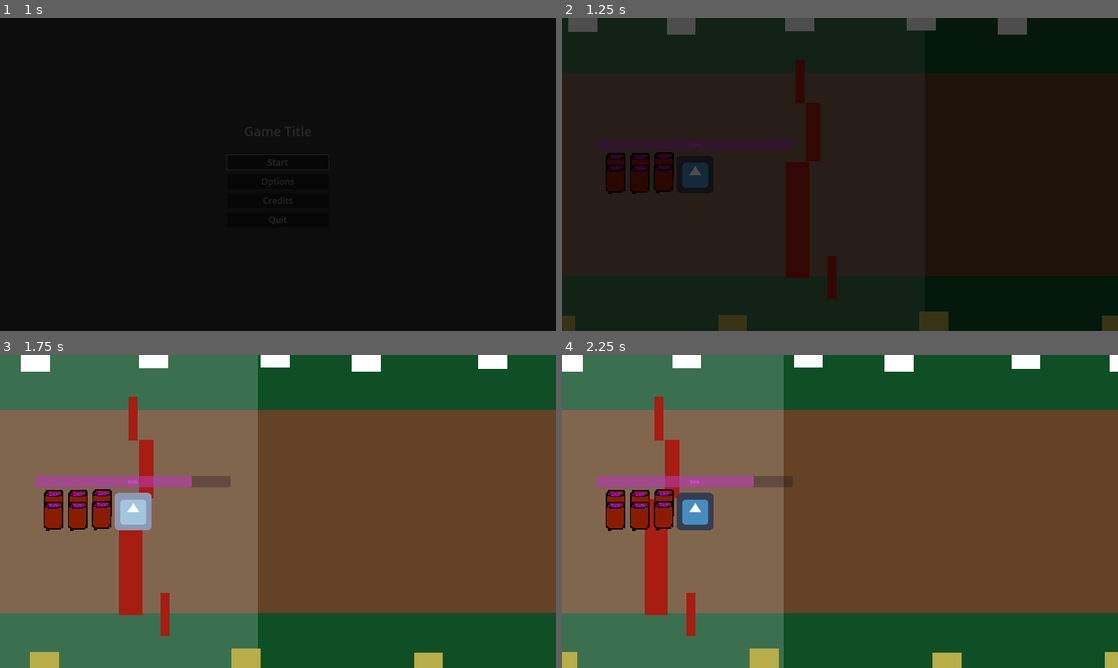
Above: before the commit, frames 1-4 (two rows, left to right).
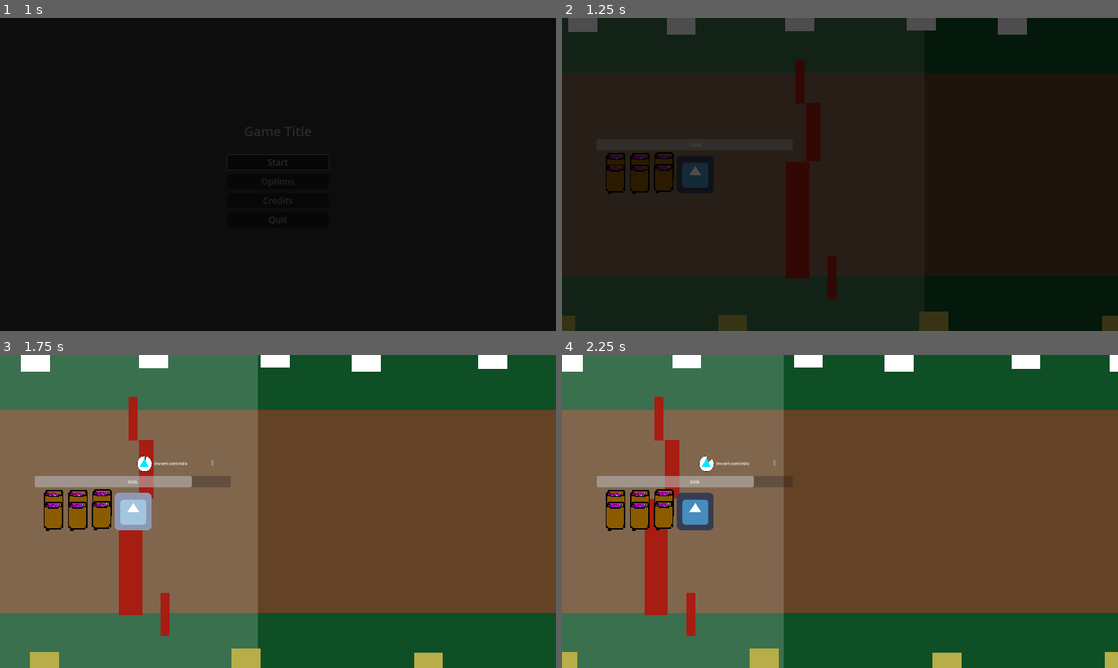
Above: after the commit, the same moments.

Repository: hsandt/ld53
Game: Godot game, scene res://scenes/main_menu_scene.tscn
The game is run twice, just before and just after one commit, with the same random seed, the same clock (stepped at 60 frames per second) and the same inputs. The engine's default icon, where the game draws it, is replaced by a stand-in: a white triangle on a blue panel in a dark square.
Inputs (mouse positions are in pixels of both pictures, inside the frame that each line leads up to):
- Up to frame 1 (1 s): click "Start" at 0.5 s
- Up to frame 2 (1.25 s): no input
- Up to frame 3 (1.75 s): tap Enter (ui_accept) at 1.25, 1.52 s; move the mouse to (400, 495) at 1.27 s; hold Right (ui_right) from 1.28 s (still down); click (400, 495) at 1.42 s
- Up to frame 4 (2.25 s): release Right (ui_right) at 2 s; drag from (728, 527) to (689, 467) at 2.02 s

Frame 1 is identical in both runs. In frame 2, less than 0.1% of the frame differs, in the area x 9-26%, y 40-49%; in frame 3, 2.0%, in the area x 6-39%, y 32-56%; in frame 4, 2.0%.

Commit message:
changed buffs to be connected with ui elements

Diff:
--- a/data/buffs/steering.tres
+++ b/data/modifiers/steering.tres
@@ -1,6 +1,6 @@
-[gd_resource type="Resource" script_class="Buff" load_steps=4 format=3 uid="uid://b08wq3why3q7e"]
+[gd_resource type="Resource" script_class="Modifier" load_steps=4 format=3 uid="uid://b08wq3why3q7e"]
 
-[ext_resource type="Script" path="res://scripts/buffs/buff.gd" id="1_eyiv6"]
+[ext_resource type="Script" path="res://scripts/buffs/modifier.gd" id="1_eyiv6"]
 
 [sub_resource type="Resource" id="Resource_s2te1"]
 script = ExtResource("1_eyiv6")
@@ -26,7 +26,7 @@
 attribute = "steer_speed"
 effect = "multiply"
 value = 0.5
-probability = 1.0
+probability = 0.2
 duration = 5.0
 worsen = SubResource("Resource_54gr4")
 lucky = SubResource("Resource_s2te1")
--- a/prefabs/ingame/player_character_body_2d.tscn
+++ b/prefabs/ingame/player_character_body_2d.tscn
@@ -8,13 +8,12 @@
 [ext_resource type="Script" path="res://scripts/cargo.gd" id="6_dru5e"]
 [ext_resource type="Script" path="res://scripts/powder/powder.gd" id="6_vdi8d"]
 [ext_resource type="Texture2D" uid="uid://b3xi3ohlwe8f4" path="res://sprites/keg.png" id="8_5dtp0"]
-[ext_resource type="Resource" uid="uid://b08wq3why3q7e" path="res://data/buffs/steering.tres" id="8_ixoul"]
+[ext_resource type="Resource" uid="uid://b08wq3why3q7e" path="res://data/modifiers/steering.tres" id="8_vtdr1"]
 
 [sub_resource type="RectangleShape2D" id="RectangleShape2D_6va3q"]
 size = Vector2(121, 124)
 
 [node name="PlayerCharacterBody2D" type="CharacterBody2D" node_paths=PackedStringArray("animated_sprite_with_brightness_controller")]
-modulate = Color(1, 0.305882, 1, 1)
 material = ExtResource("1_1l63l")
 motion_mode = 1
 script = ExtResource("1_2t2x0")
@@ -28,7 +27,7 @@
 script = ExtResource("4_epfoh")
 brighten_timer = NodePath("../Flash Timer")
 
-[node name="Buffs" type="Node" parent="."]
+[node name="Buffs" type="Node2D" parent="."]
 script = ExtResource("3_4x6o7")
 
 [node name="CollisionShape2D" type="CollisionShape2D" parent="."]
@@ -50,7 +49,7 @@
 [node name="powder_1" type="Node2D" parent="cargo"]
 position = Vector2(-106, -24)
 script = ExtResource("6_vdi8d")
-buff = ExtResource("8_ixoul")
+modifier = ExtResource("8_vtdr1")
 
 [node name="Sprite2D" type="Sprite2D" parent="cargo/powder_1"]
 texture_filter = 1
@@ -60,7 +59,7 @@
 [node name="powder_2" type="Node2D" parent="cargo"]
 position = Vector2(-189, -22)
 script = ExtResource("6_vdi8d")
-buff = ExtResource("8_ixoul")
+modifier = ExtResource("8_vtdr1")
 
 [node name="Sprite2D" type="Sprite2D" parent="cargo/powder_2"]
 texture_filter = 1
@@ -70,7 +69,7 @@
 [node name="powder_3" type="Node2D" parent="cargo"]
 position = Vector2(-273, -22)
 script = ExtResource("6_vdi8d")
-buff = ExtResource("8_ixoul")
+modifier = ExtResource("8_vtdr1")
 
 [node name="Sprite2D" type="Sprite2D" parent="cargo/powder_3"]
 texture_filter = 1
@@ -80,7 +79,7 @@
 [node name="powder_4" type="Node2D" parent="cargo"]
 position = Vector2(-107, 16)
 script = ExtResource("6_vdi8d")
-buff = ExtResource("8_ixoul")
+modifier = ExtResource("8_vtdr1")
 
 [node name="Sprite2D" type="Sprite2D" parent="cargo/powder_4"]
 texture_filter = 1
@@ -90,7 +89,7 @@
 [node name="powder_5" type="Node2D" parent="cargo"]
 position = Vector2(-190, 18)
 script = ExtResource("6_vdi8d")
-buff = ExtResource("8_ixoul")
+modifier = ExtResource("8_vtdr1")
 
 [node name="Sprite2D" type="Sprite2D" parent="cargo/powder_5"]
 texture_filter = 1
@@ -100,7 +99,7 @@
 [node name="powder_6" type="Node2D" parent="cargo"]
 position = Vector2(-274, 18)
 script = ExtResource("6_vdi8d")
-buff = ExtResource("8_ixoul")
+modifier = ExtResource("8_vtdr1")
 
 [node name="Sprite2D" type="Sprite2D" parent="cargo/powder_6"]
 texture_filter = 1
--- a/scripts/buffs/Buffs.gd
+++ b/scripts/buffs/Buffs.gd
@@ -1,28 +1,26 @@
 class_name Buffs
-extends Node
+extends Node2D
+
+@onready var buff_scene = preload("res://scripts/buffs/buff.tscn")
 
 #currently active
-var buff_stack = []
-
 func get_attribute(name,baseline):
-	for buff in buff_stack:
-		if buff.attribute == name:
-			match buff.effect:
+	for buff in get_children():
+		if buff.modifier.attribute == name:
+			match buff.modifier.effect:
 				"multiplier":
-					baseline*=buff.value
+					baseline*=buff.modifier.value
 				"addition":
-					baseline+=buff.value
+					baseline+=buff.modifier.value
 	return baseline
 
-func add_if_roll(buff: Buff):
-	if randf()<buff.probability:
-		buff_stack.append(buff)
+func add_if_roll(modifier: Modifier):
+	if randf()<modifier.probability:
+		var b = buff_scene.instantiate()
+		b.modifier=modifier
+		b.position.y-=200+(100*len(get_children()))
+		b.get_node("progress/duration").wait_time=b.modifier.duration
+		add_child(b)
 
-func add(buff: Buff):
-	add_if_roll(buff)
-
-func _physics_process(delta):
-	for i in range(buff_stack.size() -1 ,-1 ,-1):
-		buff_stack[i].duration-=delta
-		if buff_stack[i].duration<0:
-			buff_stack.remove_at(i)
+func add(modifier: Modifier):
+	add_if_roll(modifier)
--- a/scripts/buffs/buff.gd
+++ b/scripts/buffs/buff.gd
@@ -1,17 +1,10 @@
-class_name Buff
-extends Resource
+extends Control
 
-@export var description: String
-@export var attribute: String
-#effect in terms of math on number
-@export var effect: String
-##value in terms af attribute change
-@export var value: float
-## chance of being triggered
-@export_range(0.0, 1.0) var probability: float
-## in seconds
-@export var duration: float
-## the bad possibility on spark
-@export var worsen: Buff
-## the good possibility on spark
-@export var lucky: Buff
+@export var modifier: Modifier
+
+func _on_duration_timeout():
+	queue_free()
+
+func _on_spark():
+	if randf()<0.5:
+		pass
--- /dev/null
+++ b/scripts/buffs/buff.tscn
@@ -0,0 +1,65 @@
+[gd_scene load_steps=6 format=3 uid="uid://n87nhvob85pn"]
+
+[ext_resource type="Texture2D" uid="uid://b7vutp6ly7tx6" path="res://sprites/cooldown_circle.png" id="1_7tibs"]
+[ext_resource type="Script" path="res://scripts/buffs/buff.gd" id="1_1562j"]
+[ext_resource type="Script" path="res://scripts/buffs/progress_bar.gd" id="3_kh3ky"]
+
+[sub_resource type="StyleBoxFlat" id="StyleBoxFlat_qbw68"]
+bg_color = Color(0.243137, 0.180392, 0.180392, 0.341176)
+
+[sub_resource type="StyleBoxFlat" id="StyleBoxFlat_ied63"]
+bg_color = Color(1, 1, 1, 0.6)
+
+[node name="buff" type="Control"]
+z_index = 10
+layout_mode = 3
+anchors_preset = 0
+offset_left = 23.0
+offset_top = 14.0
+offset_right = 63.0
+offset_bottom = 54.0
+script = ExtResource("1_1562j")
+
+[node name="RichTextLabel" type="RichTextLabel" parent="."]
+layout_mode = 0
+offset_left = 49.0
+offset_top = 7.0
+offset_right = 255.0
+offset_bottom = 30.0
+text = "Invert controls"
+
+[node name="Polygon2D" type="Polygon2D" parent="."]
+position = Vector2(16, 22)
+scale = Vector2(0.469697, 0.596154)
+color = Color(0, 0.913725, 1, 1)
+polygon = PackedVector2Array(-34, 16, -22.8741, -0.361572, 0, -34, 32, 18)
+
+[node name="progress" type="TextureProgressBar" parent="."]
+z_index = -1
+offset_left = -10.0
+offset_top = -7.0
+offset_right = 54.0
+offset_bottom = 57.0
+scale = Vector2(0.829453, 0.891727)
+value = 100.0
+fill_mode = 5
+texture_progress = ExtResource("1_7tibs")
+script = ExtResource("3_kh3ky")
+
+[node name="duration" type="Timer" parent="progress"]
+wait_time = 10.0
+one_shot = true
+autostart = true
+
+[node name="Button" type="Button" parent="."]
+visible = false
+z_index = -2
+layout_mode = 0
+offset_left = -15.0
+offset_top = -9.0
+offset_right = 167.0
+offset_bottom = 51.0
+theme_override_styles/normal = SubResource("StyleBoxFlat_qbw68")
+theme_override_styles/hover = SubResource("StyleBoxFlat_ied63")
+
+[connection signal="timeout" from="progress/duration" to="." method="_on_duration_timeout"]
--- /dev/null
+++ b/scripts/buffs/duration_timer.gd
@@ -0,0 +1,5 @@
+extends Timer
+
+func _process(delta):
+	print($progress_bar.value)
+	$progress_bar.value=100*(time_left/wait_time)
--- /dev/null
+++ b/scripts/buffs/modifier.gd
@@ -0,0 +1,17 @@
+class_name Modifier
+extends Resource
+
+@export var description: String
+@export var attribute: String
+#effect in terms of math on number
+@export var effect: String
+##value in terms af attribute change
+@export var value: float
+## chance of being triggered
+@export_range(0.0, 1.0) var probability: float
+## in seconds
+@export var duration: float
+## the bad possibility on spark
+@export var worsen: Modifier
+## the good possibility on spark
+@export var lucky: Modifier
--- /dev/null
+++ b/scripts/buffs/progress_bar.gd
@@ -0,0 +1,4 @@
+extends TextureProgressBar
+
+func _process(delta):
+	value=100*($duration.time_left/$duration.wait_time)
--- a/scripts/cargo.gd
+++ b/scripts/cargo.gd
@@ -4,8 +4,8 @@
 
 func hurt(_damage):
 	for child in get_children():
-		if child.buff == null:
-			push_error("[cargo] hurt: child '%s' has no buff defined", child.get_path())
+		if child.modifier == null:
+			push_error("[cargo] hurt: child '%s' has no modifier defined", child.get_path())
 			continue
 
-		buffs.add(child.buff)
+		buffs.add(child.modifier)
--- a/scripts/powder/powder.gd
+++ b/scripts/powder/powder.gd
@@ -5,9 +5,7 @@
 
 @export var quality = 1
 
-@export var buff: Buff
+@export var modifier: Modifier
 
 # Perhaps as it gets damaged, more powder falls out so effect less likely?
 var quantity = 100
-
-#TODO drag and drop part of interface for each of the powder kegs
Renamed: data/buffs/buffs.tsv -> data/modifiers/buffs.tsv
Renamed: data/buffs/debuffs.tsv -> data/modifiers/debuffs.tsv
Binary file added: sprites/cooldown_circle.png
Not shown, added: sprites/cooldown_circle.png.import
